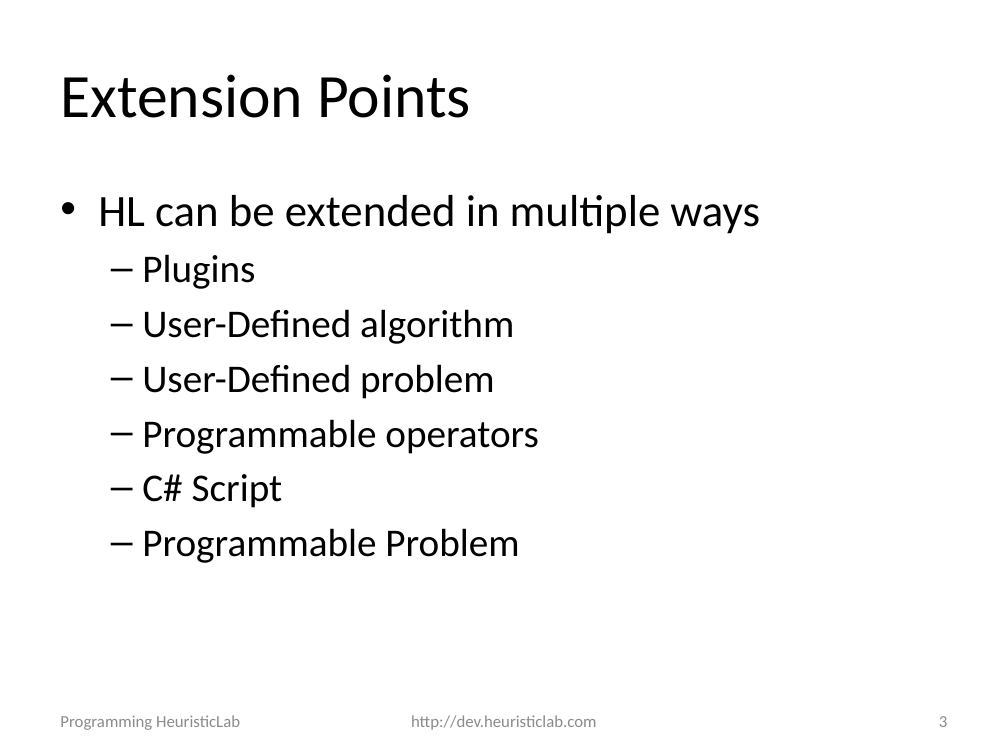
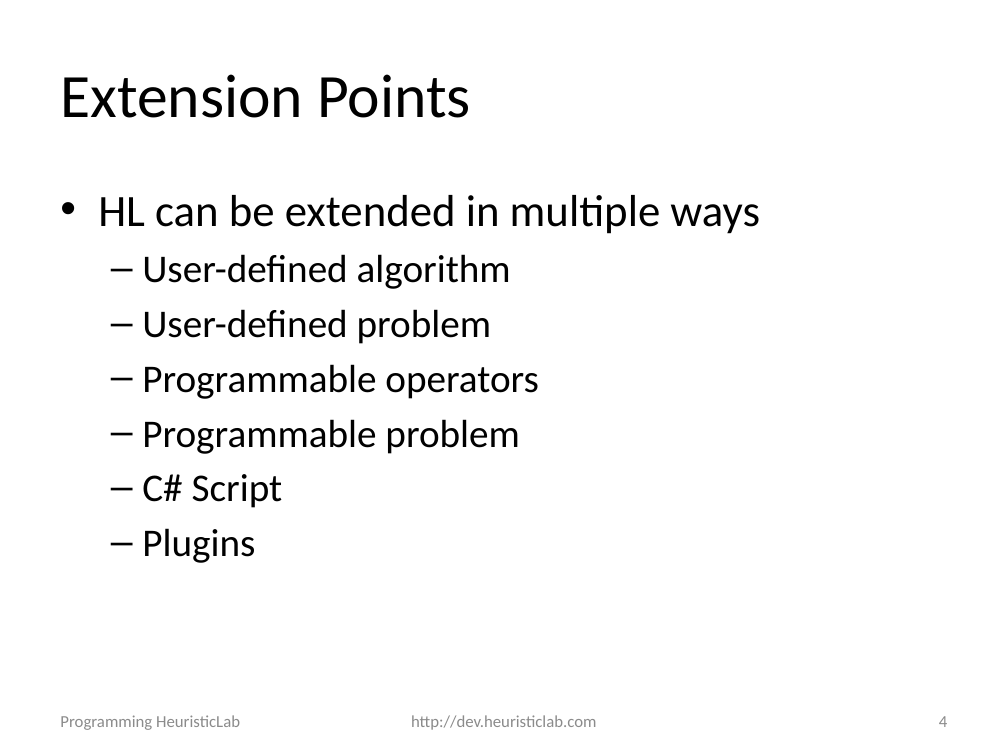
Before and after one commit to heal-research/HeuristicLab, a slide deck: slide 4 of documentation/Tutorials/Programming HeuristicLab - Basics.pptx (slide 3 before the commit). Drawn at 1008x756 pixels with LibreOffice and Linux fonts; fonts in the diff are those of the drawing; background and template pictures are left out. Boxes give left, top, right and bottom in pixels: in the first picture for what was removed or moved away, otherwise in the second. Text is boxed around its words. In the diff, an @@ line names an element or a change of style, - is before the commit and + after.

Commit message:
updated slides

```diff
--- a/documentation/Tutorials/Programming HeuristicLab - Basics.pptx
+++ b/documentation/Tutorials/Programming HeuristicLab - Basics.pptx
@@ text at <box>142,254,539,508</box>: paragraphs added @@
+  – User-defined algorithm
+  – User-defined problem
+  – Programmable operators
+  – Programmable problem
+  – C# Script
@@ text at <box>142,309,539,563</box>: paragraphs removed @@
-  – User-Defined algorithm
-  – User-Defined problem
-  – Programmable operators
-  – C# Script
-  – Programmable Problem
@@ page number at <box>939,716,947,727</box>: text changed @@
-3
+4
```
Also in this commit, not shown: 7 slides added, 3 other files.
